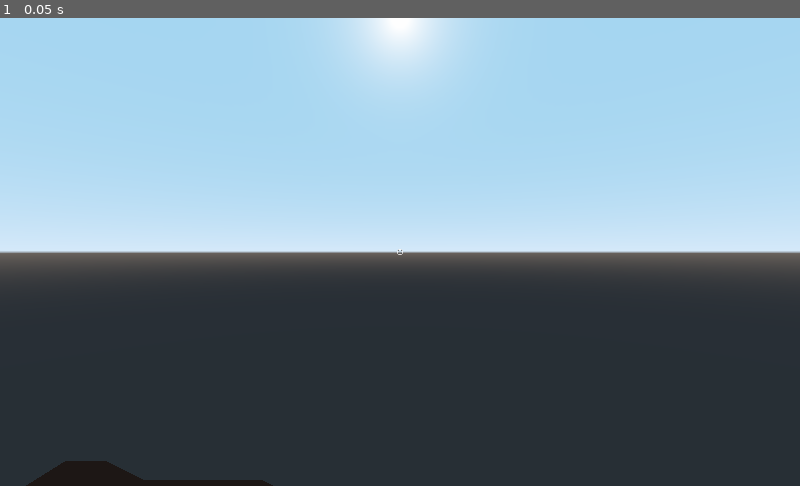
Above: before the commit, frame 1.
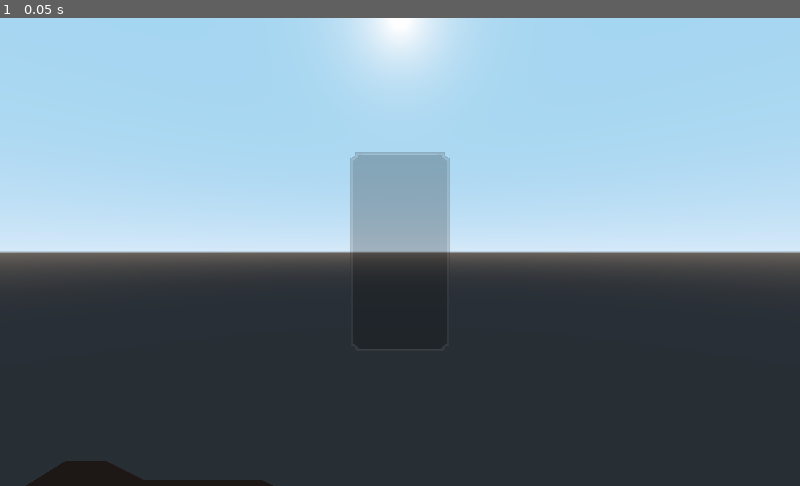
Above: after the commit, the same moment.

Repository: ihave13digits/AutomatonUprising
Game: Godot game, scene res://scene/Main.tscn
The game is run twice, just before and just after one commit, with the same random seed, the same clock (stepped at 60 frames per second) and the same inputs.
Inputs:
- Up to frame 1 (0.05 s): no input

The runs differ from the first frame. In frame 1, 2.7% of the frame differs, in the area x 43-57%, y 28-51%.

Commit message:
updated core

Diff:
--- a/data/Data.gd
+++ b/data/Data.gd
@@ -895,7 +895,7 @@
 
 			'mouse_sensitivity' : {'value' : 0.25, 'min' : 0.0, 'max' : 0.0},
 			'wheel_sensitivity' : {'value' : 0.25, 'min' : 0.0, 'max' : 0.0},
-			'hud_opacity' : {'value' : 0.75, 'min' : 0.0, 'max' : 0.0},
+			'hud_opacity' : {'value' : 0.25, 'min' : 0.0, 'max' : 0.0},
 			'max_pitch' : {'value' : 80.0, 'min' : 45.0, 'max' : 90.0},
 			'effects' : {'value' : 0.0, 'min' : 0.0, 'max' : 0.0},
 			'music' : {'value' : 0.0, 'min' : 0.0, 'max' : 0.0},
--- a/scene/Main.gd
+++ b/scene/Main.gd
@@ -11,6 +11,8 @@
 
 	add_player(Vector3(0, 10, 0))
 	player.has_control = false
+
+	_update_hud()
 
 	for x in range(-Data.settings['spawn_distance']['value'], Data.settings['spawn_distance']['value']):
 		for z in range(-Data.settings['spawn_distance']['value'], Data.settings['spawn_distance']['value']):
--- a/scene/instance/Player.gd
+++ b/scene/instance/Player.gd
@@ -98,6 +98,9 @@
 			has_control = true
 		emit_signal("update_hud")
 
+	if !has_control or is_paused:
+		return
+
 	if Input.is_action_pressed("jump"):
 		if is_on_floor():
 			var tween = get_node("Tween")
